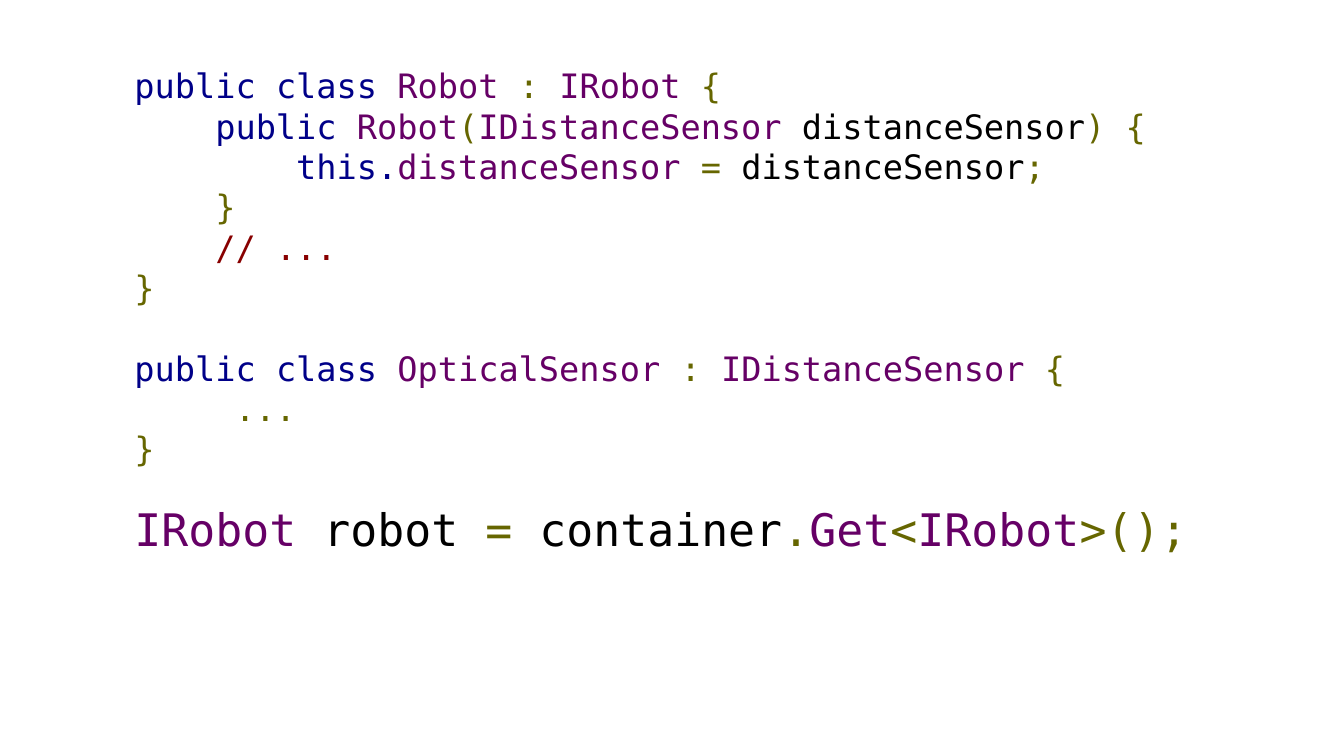
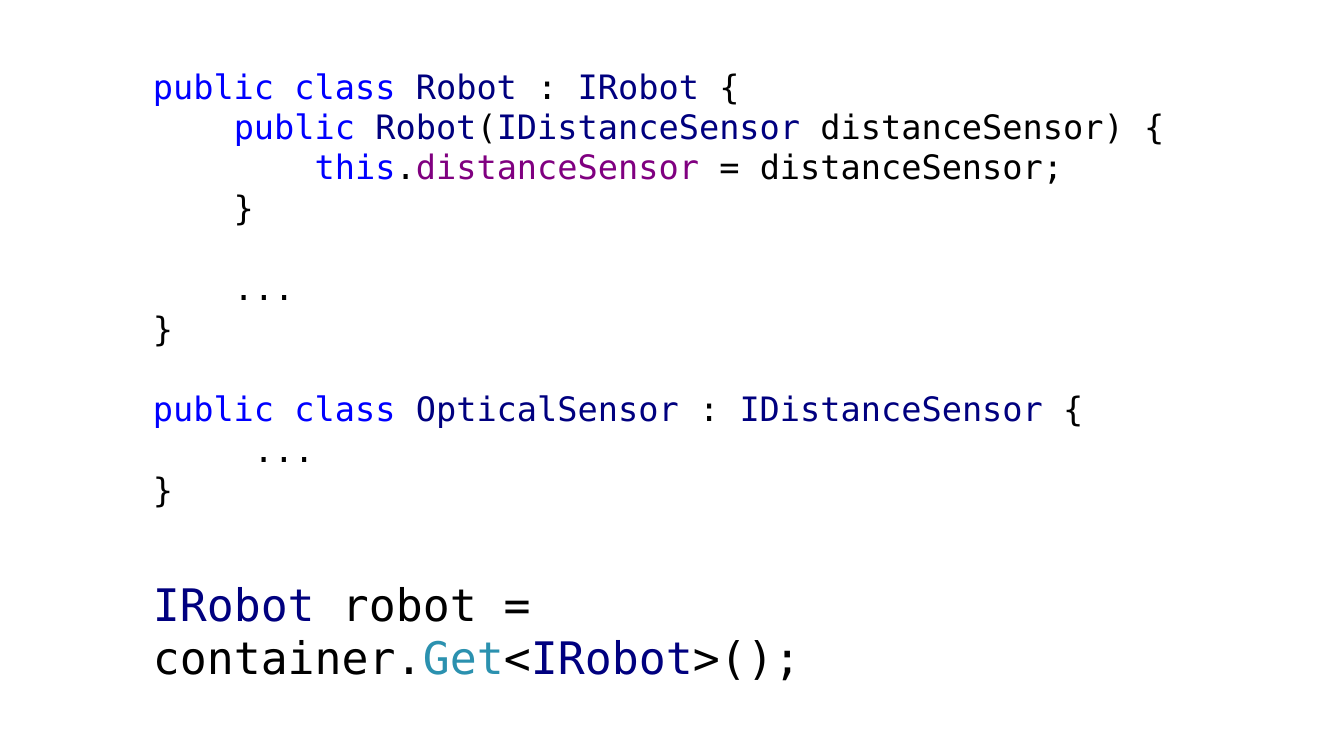
Before and after one commit to kontur-courses/di, a slide deck: slide 10 of di.pptx. Drawn at 1344x756 pixels with LibreOffice and Linux fonts; fonts in the diff are those of the drawing. Boxes give left, top, right and bottom in pixels: in the first picture for what was removed or moved away, otherwise in the second. Text is boxed around its words. In the diff, an @@ line names an element or a change of style, - is before the commit and + after.

```diff
--- a/di.pptx
+++ b/di.pptx
@@ text "public class Robot : IRobot ...": place and size @@
-text "public class Robot : IRobot ..." at [134,72,1187,553]
+text "public class Robot : IRobot ..." at [153,73,1123,681]
@@ text "public class Robot : IRobot ..." at [153,73,1123,681]: vertical alignment middle to top @@
@@ text at [153,73,1123,184]: text changed; text colour #660066 to #000000 @@
-public class Robot : IRobot {
-public Robot(IDistanceSensor distanceSensor) {
-this.distanceSensor = distanceSensor;
-}
-// ...
-}
+public class Robot : IRobot {
+public Robot(IDistanceSensor distanceSensor) {
+this.distanceSensor = distanceSensor;
+}
+...
+}
@@ text at [153,395,1043,681]: text colour #000088 to #0000FF in "public class"; text colour #660066 to #00007F in "OpticalSensor IDistanceSensor", "IRobot container.Get<IRobot>();"; text colour #666600 to #000000 in ": {", "...", "}", "= container.Get<IRobot>();"; text colour #660066 to #2B91AF in "container.Get<IRobot>();" @@
```
Also in this commit, not shown: 14 other slides changed, 1 slide removed, 2 other files.
